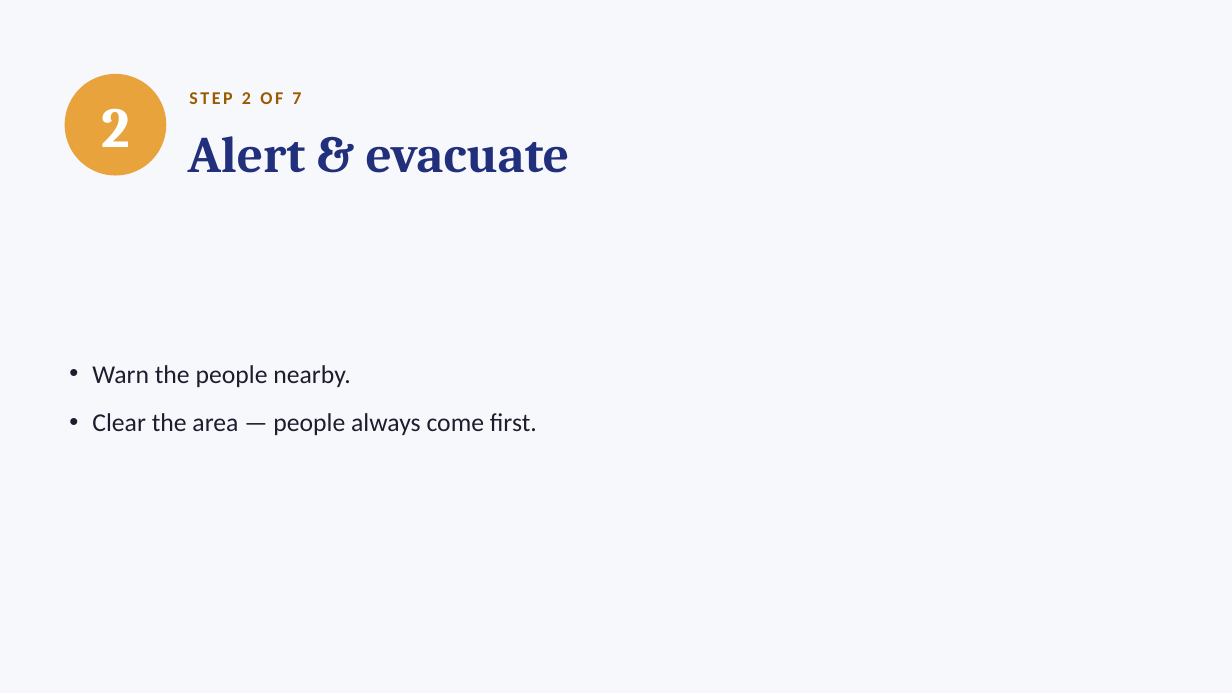
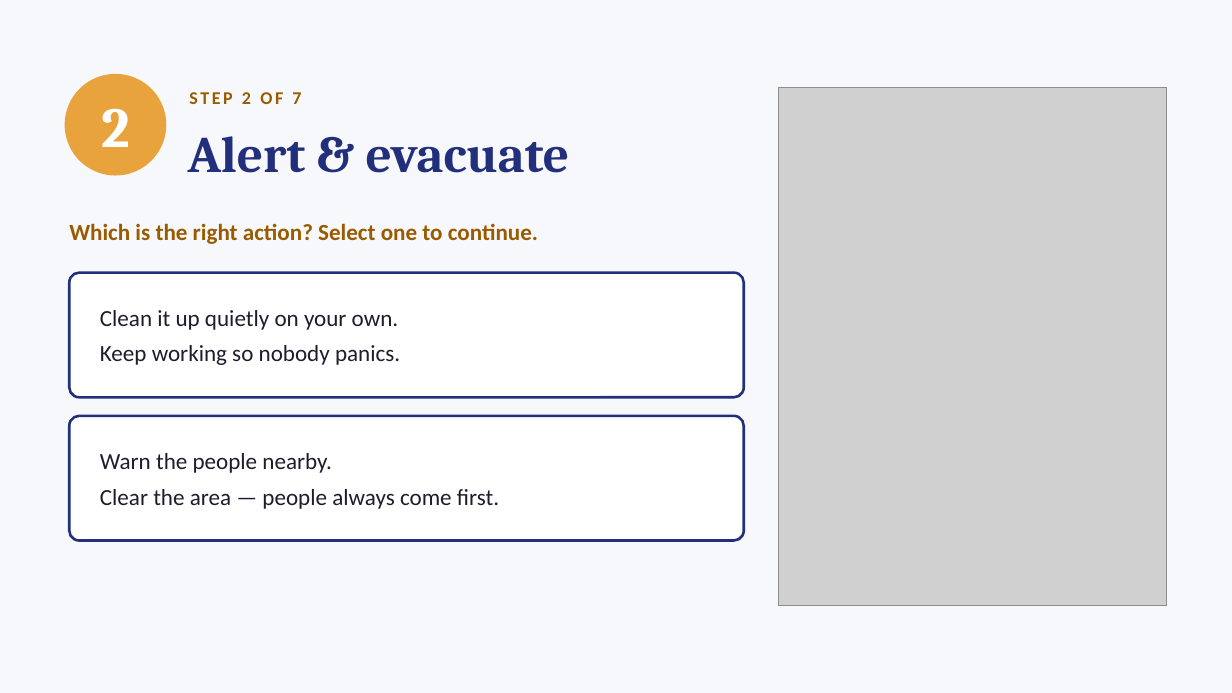
Before and after one commit to ProfeAnaEslavaEdTech/eLearningportfolio, a slide deck: slide 3 of assets/Spill-7-Steps.pptx. Drawn at 1232x693 pixels with LibreOffice and Linux fonts; fonts in the diff are those of the drawing; grey boxes stand for pictures. Boxes give left, top, right and bottom in pixels: in the first picture for what was removed or moved away, otherwise in the second. Text is boxed around its words. In the diff, an @@ line names an element or a change of style, - is before the commit and + after.

```diff
--- a/assets/Spill-7-Steps.pptx
+++ b/assets/Spill-7-Steps.pptx
@@ picture added at (779,88,1167,605) @@
@@ text added at (69,223,538,244), 18 pt, text #9A5B00, bold @@
+Which is the right action? Select one to continue.
@@ rounded rectangle added at (69,273,744,397), fill #FFFFFF, outline #22307C 2 pt, 18 pt, text #1C1E2E @@
+Clean it up quietly on your own.
+Keep working so nobody panics.
@@ rounded rectangle "Warn the people nearby.": place and size @@
-rounded rectangle "Warn the people nearby." at (92,365,537,435)
+rounded rectangle "Warn the people nearby." at (69,416,744,541)
@@ rounded rectangle "Warn the people nearby." at (69,416,744,541): size 20 to 18 pt; bullet • to none; less space between paragraphs; fill none to #FFFFFF; outline none to #22307C 2 pt @@
```
Also in this commit, not shown: 7 other slides changed, 1 slide added, 1 other file.
